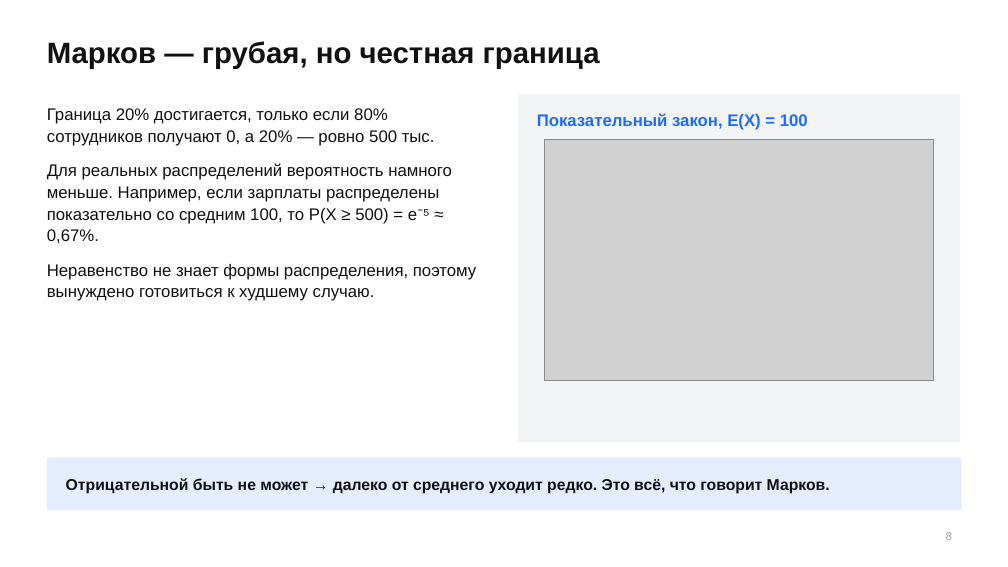
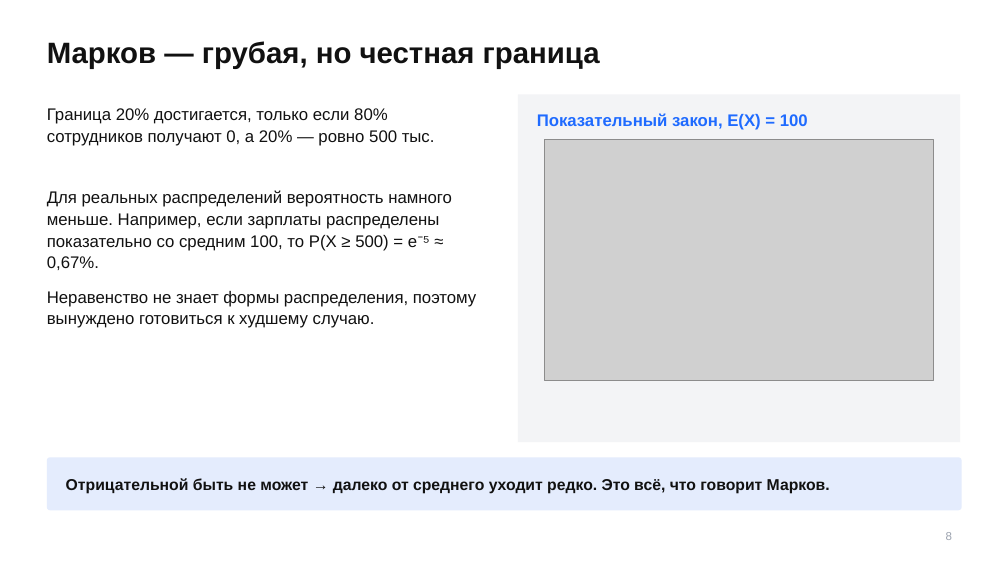
Before and after one commit to TheTonyPub/probability-theory-2026, a slide deck: slide 8 of lectures/07_lln-clt-17-25-2.pptx. Drawn at 1008x567 pixels with LibreOffice and Linux fonts; fonts in the diff are those of the drawing; grey boxes stand for pictures. Boxes give left, top, right and bottom in pixels: in the first picture for what was removed or moved away, otherwise in the second. Text is boxed around its words. In the diff, an @@ line names an element or a change of style, - is before the commit and + after.

```diff
--- a/lectures/07_lln-clt-17-25-2.pptx
+++ b/lectures/07_lln-clt-17-25-2.pptx
@@ text "Для реальных распределений вероятность намного ..." moved from (x1=47, y1=108, x2=476, y2=301) to (x1=47, y1=190, x2=476, y2=328) @@
```
Also in this commit, not shown: 26 other slides changed, 1 slide removed.
